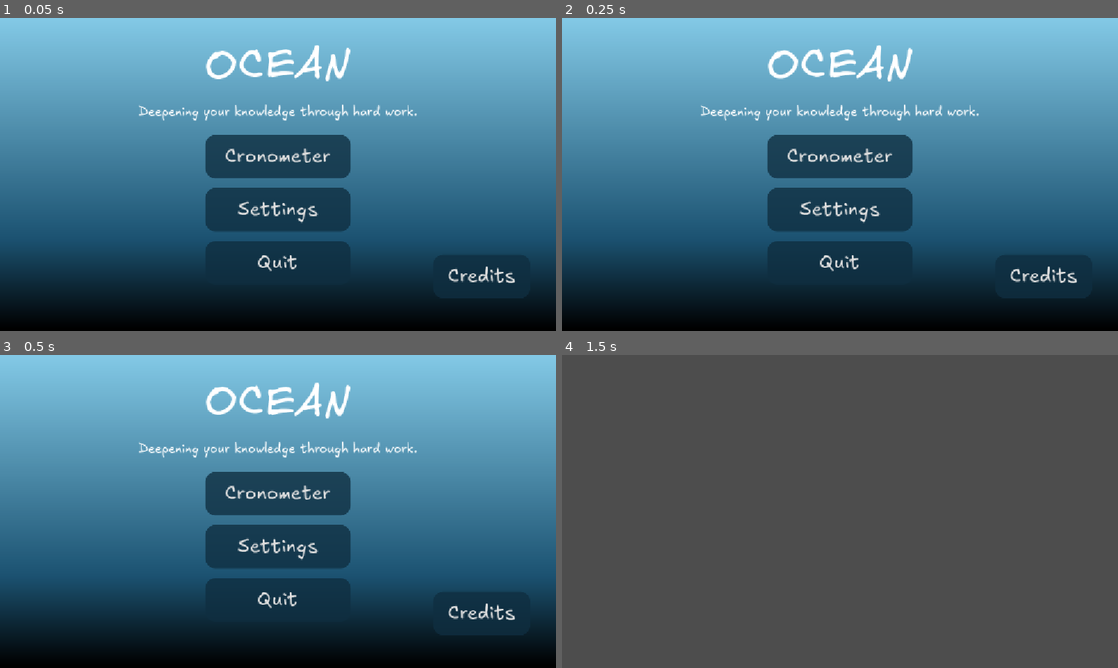
Above: before the commit, frames 1-4 (two rows, left to right).
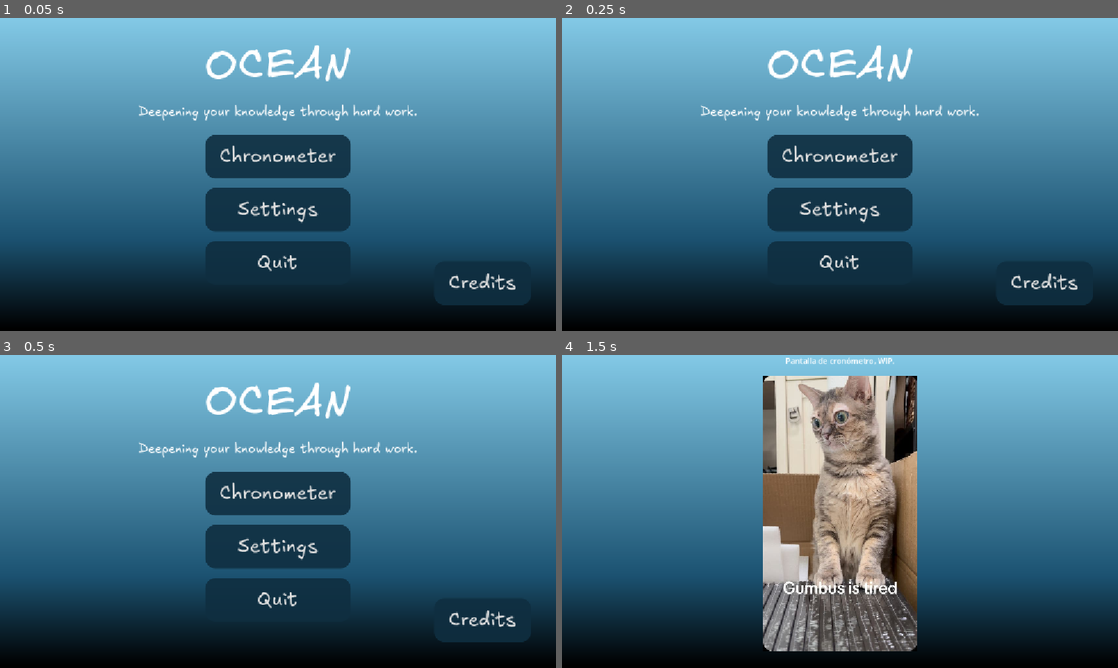
Above: after the commit, the same moments.

Repository: mykuull/ProjectOcean
Game: Godot game, scene res://scenes/main_menu.tscn
Two runs of this game, one before a commit and one after it. Both use one fixed random seed, a clock stepped at 60 frames per second and the inputs below. The project has no main scene, so this scene is started directly.
Inputs (mouse positions are in pixels of both pictures, inside the frame that each line leads up to):
- Up to frame 1 (0.05 s): no input
- Up to frame 2 (0.25 s): no input
- Up to frame 3 (0.5 s): no input
- Up to frame 4 (1.5 s): click (840, 492) at 0.5 s, where only the run before the commit has a clickable "Cronometer"; tap Enter at 1.25 s

The runs differ from the first frame. In frame 1, 1.1% of the frame differs, in the area x 39-96%, y 40-92%; in frame 2, 1.1%; in frame 3, 1.1%; in frame 4, 97%, in the area x 0-100%, y 0-100%.

Commit message:
small visual improvements for buttons
Los botones del menú principal y del menú de settings ya no desaparecen al pasar el cursor por encima. Ahora tienen estilos diferentes para `press`, `hover`y `ǹormal`. Además, hay una nueva escena para los botones del menú principal, para poder editarlos todos de una de forma mas fácil.

Diff:
--- /dev/null
+++ b/ocean/scenes/chronometer.tscn
@@ -0,0 +1,71 @@
+[gd_scene format=3 uid="uid://c1u7mexgmb3bv"]
+
+[ext_resource type="Texture2D" uid="uid://ckpi1eut7hx7r" path="res://assets/deleteme_gumbus_tired.jpg" id="1_v3vl3"]
+
+[sub_resource type="StyleBoxFlat" id="StyleBoxFlat_g22m5"]
+corner_radius_top_left = 15
+corner_radius_top_right = 15
+corner_radius_bottom_right = 15
+corner_radius_bottom_left = 15
+
+[sub_resource type="Gradient" id="Gradient_yxh2v"]
+offsets = PackedFloat32Array(0, 0.29104477, 1)
+colors = PackedColorArray(0, 0, 0, 1, 0.105882354, 0.32156864, 0.44313726, 1, 0.50980395, 0.78431374, 0.8980392, 1)
+
+[sub_resource type="GradientTexture2D" id="GradientTexture2D_ekxnf"]
+gradient = SubResource("Gradient_yxh2v")
+fill_from = Vector2(0, 1)
+fill_to = Vector2(0, 0)
+metadata/_snap_enabled = true
+
+[sub_resource type="StyleBoxTexture" id="StyleBoxTexture_76r3w"]
+texture = SubResource("GradientTexture2D_ekxnf")
+
+[node name="Chronometer" type="Control" unique_id=1932380952]
+layout_mode = 3
+anchors_preset = 15
+anchor_right = 1.0
+anchor_bottom = 1.0
+grow_horizontal = 2
+grow_vertical = 2
+
+[node name="PanelContainer2" type="PanelContainer" parent="." unique_id=418142573]
+layout_mode = 1
+anchors_preset = 15
+anchor_right = 1.0
+anchor_bottom = 1.0
+grow_horizontal = 2
+grow_vertical = 2
+theme_override_styles/panel = SubResource("StyleBoxFlat_g22m5")
+
+[node name="PanelContainer" type="PanelContainer" parent="PanelContainer2" unique_id=873516595]
+layout_mode = 2
+theme_override_styles/panel = SubResource("StyleBoxTexture_76r3w")
+
+[node name="VBoxContainer" type="VBoxContainer" parent="." unique_id=37254706]
+custom_minimum_size = Vector2(500, 500)
+layout_mode = 1
+anchors_preset = 13
+anchor_left = 0.5
+anchor_right = 0.5
+anchor_bottom = 1.0
+offset_left = -470.5
+offset_right = 470.5
+offset_bottom = -36.0
+grow_horizontal = 2
+grow_vertical = 2
+theme_override_constants/separation = 20
+
+[node name="Label" type="Label" parent="VBoxContainer" unique_id=1377218749]
+layout_mode = 2
+text = "Pantalla de cronómetro, WIP."
+horizontal_alignment = 1
+vertical_alignment = 1
+
+[node name="TextureRect" type="TextureRect" parent="VBoxContainer" unique_id=1498591600]
+custom_minimum_size = Vector2(100, 100)
+layout_mode = 2
+size_flags_vertical = 3
+texture = ExtResource("1_v3vl3")
+expand_mode = 1
+stretch_mode = 5
--- a/ocean/scenes/cronometer.tscn
+++ /dev/null
@@ -1,9 +0,0 @@
-[gd_scene format=3 uid="uid://c1u7mexgmb3bv"]
-
-[node name="Cronometer" type="Control" unique_id=1932380952]
-layout_mode = 3
-anchors_preset = 15
-anchor_right = 1.0
-anchor_bottom = 1.0
-grow_horizontal = 2
-grow_vertical = 2
--- a/ocean/scenes/main_menu.tscn
+++ b/ocean/scenes/main_menu.tscn
@@ -2,6 +2,7 @@
 
 [ext_resource type="Script" uid="uid://xhj70k6iosf2" path="res://scripts/main_menu.gd" id="1_wu84c"]
 [ext_resource type="FontFile" uid="uid://dgyxgol324dj2" path="res://fonts/Excalifont/Excalifont-Regular.ttf" id="2_ekxnf"]
+[ext_resource type="PackedScene" uid="uid://ciikavpo8hp8b" path="res://scenes/menu_button.tscn" id="3_bqqt6"]
 
 [sub_resource type="StyleBoxFlat" id="StyleBoxFlat_vue75"]
 corner_radius_top_left = 15
@@ -21,35 +22,6 @@
 
 [sub_resource type="StyleBoxTexture" id="StyleBoxTexture_bqqt6"]
 texture = SubResource("GradientTexture2D_ekxnf")
-
-[sub_resource type="StyleBoxFlat" id="StyleBoxFlat_bqqt6"]
-bg_color = Color(0.05882353, 0.18039216, 0.2509804, 0.78431374)
-border_color = Color(1, 1, 1, 1)
-corner_radius_top_left = 20
-corner_radius_top_right = 20
-corner_radius_bottom_right = 20
-corner_radius_bottom_left = 20
-
-[sub_resource type="StyleBoxFlat" id="StyleBoxFlat_wu84c"]
-bg_color = Color(0.05882353, 0.18039216, 0.2509804, 0.78431374)
-corner_radius_top_left = 20
-corner_radius_top_right = 20
-corner_radius_bottom_right = 20
-corner_radius_bottom_left = 20
-
-[sub_resource type="StyleBoxFlat" id="StyleBoxFlat_8ln24"]
-bg_color = Color(0.05882353, 0.18039216, 0.2509804, 0.78431374)
-corner_radius_top_left = 20
-corner_radius_top_right = 20
-corner_radius_bottom_right = 20
-corner_radius_bottom_left = 20
-
-[sub_resource type="StyleBoxFlat" id="StyleBoxFlat_rtw2f"]
-bg_color = Color(0.05882353, 0.18039216, 0.2509804, 0.78431374)
-corner_radius_top_left = 20
-corner_radius_top_right = 20
-corner_radius_bottom_right = 20
-corner_radius_bottom_left = 20
 
 [node name="MainMenu" type="Control" unique_id=1672630001]
 layout_mode = 3
@@ -120,50 +92,27 @@
 [node name="Control" type="Control" parent="PanelContainer2/PanelContainer/VBoxContainer/HBoxContainer/VBoxContainer" unique_id=2087217072]
 layout_mode = 2
 
-[node name="Cronometer" type="Button" parent="PanelContainer2/PanelContainer/VBoxContainer/HBoxContainer/VBoxContainer" unique_id=1042522859]
-custom_minimum_size = Vector2(200, 90)
+[node name="Chronometer" parent="PanelContainer2/PanelContainer/VBoxContainer/HBoxContainer/VBoxContainer" unique_id=400716776 instance=ExtResource("3_bqqt6")]
 layout_mode = 2
-theme_override_fonts/font = ExtResource("2_ekxnf")
-theme_override_font_sizes/font_size = 40
-theme_override_styles/normal = SubResource("StyleBoxFlat_bqqt6")
-text = "Cronometer"
+text = "Chronometer"
 
-[node name="Settings" type="Button" parent="PanelContainer2/PanelContainer/VBoxContainer/HBoxContainer/VBoxContainer" unique_id=844856848]
-custom_minimum_size = Vector2(0, 90)
+[node name="Settings" parent="PanelContainer2/PanelContainer/VBoxContainer/HBoxContainer/VBoxContainer" unique_id=199488724 instance=ExtResource("3_bqqt6")]
 layout_mode = 2
-theme_override_fonts/font = ExtResource("2_ekxnf")
-theme_override_font_sizes/font_size = 40
-theme_override_styles/normal = SubResource("StyleBoxFlat_wu84c")
 text = "Settings"
 
-[node name="Quit" type="Button" parent="PanelContainer2/PanelContainer/VBoxContainer/HBoxContainer/VBoxContainer" unique_id=1508646757]
-custom_minimum_size = Vector2(0, 90)
+[node name="Quit" parent="PanelContainer2/PanelContainer/VBoxContainer/HBoxContainer/VBoxContainer" unique_id=1027131589 instance=ExtResource("3_bqqt6")]
 layout_mode = 2
-theme_override_fonts/font = ExtResource("2_ekxnf")
-theme_override_font_sizes/font_size = 40
-theme_override_styles/normal = SubResource("StyleBoxFlat_8ln24")
 text = "Quit"
 
-[node name="Credits" type="Button" parent="." unique_id=1136486996]
-custom_minimum_size = Vector2(200, 90)
-layout_mode = 1
-anchors_preset = 3
-anchor_left = 1.0
-anchor_top = 1.0
-anchor_right = 1.0
-anchor_bottom = 1.0
-offset_left = -202.0
-offset_top = -148.0
-offset_right = -54.0
-offset_bottom = -68.0
-grow_horizontal = 0
-grow_vertical = 0
-theme_override_fonts/font = ExtResource("2_ekxnf")
-theme_override_font_sizes/font_size = 40
-theme_override_styles/normal = SubResource("StyleBoxFlat_rtw2f")
+[node name="Credits" parent="." unique_id=1797716351 instance=ExtResource("3_bqqt6")]
+layout_mode = 0
+offset_left = 900.0
+offset_top = 504.0
+offset_right = 1100.0
+offset_bottom = 594.0
 text = "Credits"
 
-[connection signal="pressed" from="PanelContainer2/PanelContainer/VBoxContainer/HBoxContainer/VBoxContainer/Cronometer" to="." method="_on_cronometer_pressed"]
+[connection signal="pressed" from="PanelContainer2/PanelContainer/VBoxContainer/HBoxContainer/VBoxContainer/Chronometer" to="." method="_on_chronometer_pressed"]
 [connection signal="pressed" from="PanelContainer2/PanelContainer/VBoxContainer/HBoxContainer/VBoxContainer/Settings" to="." method="_on_settings_pressed"]
 [connection signal="pressed" from="PanelContainer2/PanelContainer/VBoxContainer/HBoxContainer/VBoxContainer/Quit" to="." method="_on_quit_pressed"]
 [connection signal="pressed" from="Credits" to="." method="_on_credits_pressed"]
--- /dev/null
+++ b/ocean/scenes/menu_button.tscn
@@ -0,0 +1,43 @@
+[gd_scene format=3 uid="uid://ciikavpo8hp8b"]
+
+[ext_resource type="FontFile" uid="uid://dgyxgol324dj2" path="res://fonts/Excalifont/Excalifont-Regular.ttf" id="1_sd4kj"]
+
+[sub_resource type="StyleBoxFlat" id="StyleBoxFlat_wvina"]
+bg_color = Color(0.05882353, 0.18039216, 0.2509804, 0.8980392)
+border_color = Color(1, 1, 1, 1)
+corner_radius_top_left = 20
+corner_radius_top_right = 20
+corner_radius_bottom_right = 20
+corner_radius_bottom_left = 20
+
+[sub_resource type="StyleBoxFlat" id="StyleBoxFlat_t403i"]
+bg_color = Color(0.10880383, 0.27833888, 0.3755612, 0.8392157)
+border_width_right = 2
+border_width_bottom = 2
+border_color = Color(1, 1, 1, 1)
+corner_radius_top_left = 20
+corner_radius_top_right = 20
+corner_radius_bottom_right = 20
+corner_radius_bottom_left = 20
+
+[sub_resource type="StyleBoxFlat" id="StyleBoxFlat_oh07r"]
+bg_color = Color(0.10880383, 0.27833888, 0.3755612, 0.8392157)
+border_color = Color(1, 1, 1, 1)
+corner_radius_top_left = 20
+corner_radius_top_right = 20
+corner_radius_bottom_right = 20
+corner_radius_bottom_left = 20
+
+[node name="MenuButton" type="Button" unique_id=400716776]
+custom_minimum_size = Vector2(200, 90)
+theme_override_fonts/font = ExtResource("1_sd4kj")
+theme_override_font_sizes/font_size = 40
+theme_override_styles/normal = SubResource("StyleBoxFlat_wvina")
+theme_override_styles/pressed = SubResource("StyleBoxFlat_t403i")
+theme_override_styles/hover = SubResource("StyleBoxFlat_oh07r")
+theme_override_styles/hover_mirrored = SubResource("StyleBoxFlat_oh07r")
+theme_override_styles/hover_pressed = SubResource("StyleBoxFlat_oh07r")
+theme_override_styles/hover_pressed_mirrored = SubResource("StyleBoxFlat_oh07r")
+text = "Text"
+
+[connection signal="pressed" from="." to="." method="_on_pressed"]
--- a/ocean/scenes/selector_opciones.tscn
+++ b/ocean/scenes/selector_opciones.tscn
@@ -3,8 +3,11 @@
 [ext_resource type="Texture2D" uid="uid://dqbpy1yxnr3dj" path="res://assets/icons/contract.png" id="1_hbrd2"]
 [ext_resource type="FontFile" uid="uid://dgyxgol324dj2" path="res://fonts/Excalifont/Excalifont-Regular.ttf" id="2_na5ot"]
 
+[sub_resource type="StyleBoxFlat" id="StyleBoxFlat_hbrd2"]
+bg_color = Color(0.6, 0.6, 0.6, 0)
+
 [sub_resource type="StyleBoxFlat" id="StyleBoxFlat_16xqe"]
-bg_color = Color(0.6, 0.6, 0.6, 0)
+bg_color = Color(0.6, 0.6, 0.6, 0.14117648)
 
 [node name="HBoxContainer" type="HBoxContainer" unique_id=1092027332]
 custom_minimum_size = Vector2(45, 45)
@@ -37,7 +40,12 @@
 theme_override_colors/font_color = Color(1, 1, 1, 1)
 theme_override_fonts/font = ExtResource("2_na5ot")
 theme_override_font_sizes/font_size = 30
-theme_override_styles/normal = SubResource("StyleBoxFlat_16xqe")
+theme_override_styles/normal = SubResource("StyleBoxFlat_hbrd2")
+theme_override_styles/pressed = SubResource("StyleBoxFlat_16xqe")
+theme_override_styles/hover = SubResource("StyleBoxFlat_16xqe")
+theme_override_styles/hover_mirrored = SubResource("StyleBoxFlat_16xqe")
+theme_override_styles/hover_pressed = SubResource("StyleBoxFlat_16xqe")
+theme_override_styles/hover_pressed_mirrored = SubResource("StyleBoxFlat_16xqe")
 text = "<"
 
 [node name="selecc" type="Label" parent="." unique_id=795068809]
@@ -52,5 +60,10 @@
 theme_override_colors/font_color = Color(1, 1, 1, 1)
 theme_override_fonts/font = ExtResource("2_na5ot")
 theme_override_font_sizes/font_size = 30
-theme_override_styles/normal = SubResource("StyleBoxFlat_16xqe")
+theme_override_styles/normal = SubResource("StyleBoxFlat_hbrd2")
+theme_override_styles/pressed = SubResource("StyleBoxFlat_16xqe")
+theme_override_styles/hover = SubResource("StyleBoxFlat_16xqe")
+theme_override_styles/hover_mirrored = SubResource("StyleBoxFlat_16xqe")
+theme_override_styles/hover_pressed = SubResource("StyleBoxFlat_16xqe")
+theme_override_styles/hover_pressed_mirrored = SubResource("StyleBoxFlat_16xqe")
 text = ">"
--- a/ocean/scenes/settings.tscn
+++ b/ocean/scenes/settings.tscn
@@ -28,8 +28,40 @@
 [sub_resource type="StyleBoxTexture" id="StyleBoxTexture_am25x"]
 texture = SubResource("GradientTexture2D_gjs24")
 
+[sub_resource type="StyleBoxFlat" id="StyleBoxFlat_gjs24"]
+bg_color = Color(0.6, 0.6, 0.6, 0.34901962)
+border_width_left = 3
+border_width_top = 3
+border_width_right = 3
+border_width_bottom = 3
+border_color = Color(0, 0, 0, 1)
+corner_radius_top_left = 15
+corner_radius_top_right = 15
+corner_radius_bottom_right = 15
+corner_radius_bottom_left = 15
+expand_margin_left = 5.0
+expand_margin_top = 5.0
+expand_margin_right = 15.0
+expand_margin_bottom = 5.0
+
+[sub_resource type="StyleBoxFlat" id="StyleBoxFlat_am25x"]
+bg_color = Color(0.6, 0.6, 0.6, 0.8)
+border_width_left = 3
+border_width_top = 3
+border_width_right = 3
+border_width_bottom = 3
+border_color = Color(0, 0, 0, 1)
+corner_radius_top_left = 15
+corner_radius_top_right = 15
+corner_radius_bottom_right = 15
+corner_radius_bottom_left = 15
+expand_margin_left = 5.0
+expand_margin_top = 5.0
+expand_margin_right = 15.0
+expand_margin_bottom = 5.0
+
 [sub_resource type="StyleBoxFlat" id="StyleBoxFlat_16xqe"]
-bg_color = Color(0.6, 0.6, 0.6, 0)
+bg_color = Color(0.6, 0.6, 0.6, 0.34901962)
 border_width_left = 3
 border_width_top = 3
 border_width_right = 3
@@ -114,7 +146,12 @@
 theme_override_colors/font_color = Color(1, 1, 1, 1)
 theme_override_fonts/font = ExtResource("1_6wm04")
 theme_override_font_sizes/font_size = 25
-theme_override_styles/normal = SubResource("StyleBoxFlat_16xqe")
+theme_override_styles/normal = SubResource("StyleBoxFlat_gjs24")
+theme_override_styles/pressed = SubResource("StyleBoxFlat_am25x")
+theme_override_styles/hover = SubResource("StyleBoxFlat_16xqe")
+theme_override_styles/hover_mirrored = SubResource("StyleBoxFlat_16xqe")
+theme_override_styles/hover_pressed = SubResource("StyleBoxFlat_16xqe")
+theme_override_styles/hover_pressed_mirrored = SubResource("StyleBoxFlat_16xqe")
 text = "Back"
 icon = ExtResource("8_am25x")
 alignment = 2
--- a/ocean/scripts/main_menu.gd
+++ b/ocean/scripts/main_menu.gd
@@ -15,13 +15,13 @@
 	get_tree().quit() # Quit the game.
 
 
-func _on_cronometer_pressed() -> void:
-	get_tree().change_scene_to_file("res://scenes/cronometer.tscn") # Change scenes to the chronometer
-
-
 func _on_settings_pressed() -> void:
 	get_tree().change_scene_to_file("res://scenes/settings.tscn") # Change scenes to settings
 
 
 func _on_credits_pressed() -> void:
 	get_tree().change_scene_to_file("res://scenes/credits.tscn") # Change scenes to credits
+
+
+func _on_chronometer_pressed() -> void:
+	get_tree().change_scene_to_file("res://scenes/chronometer.tscn") # Change scenes to chronometer
Binary file added: ocean/assets/deleteme_gumbus_tired.jpg
Not shown, added: ocean/assets/deleteme_gumbus_tired.jpg.import
